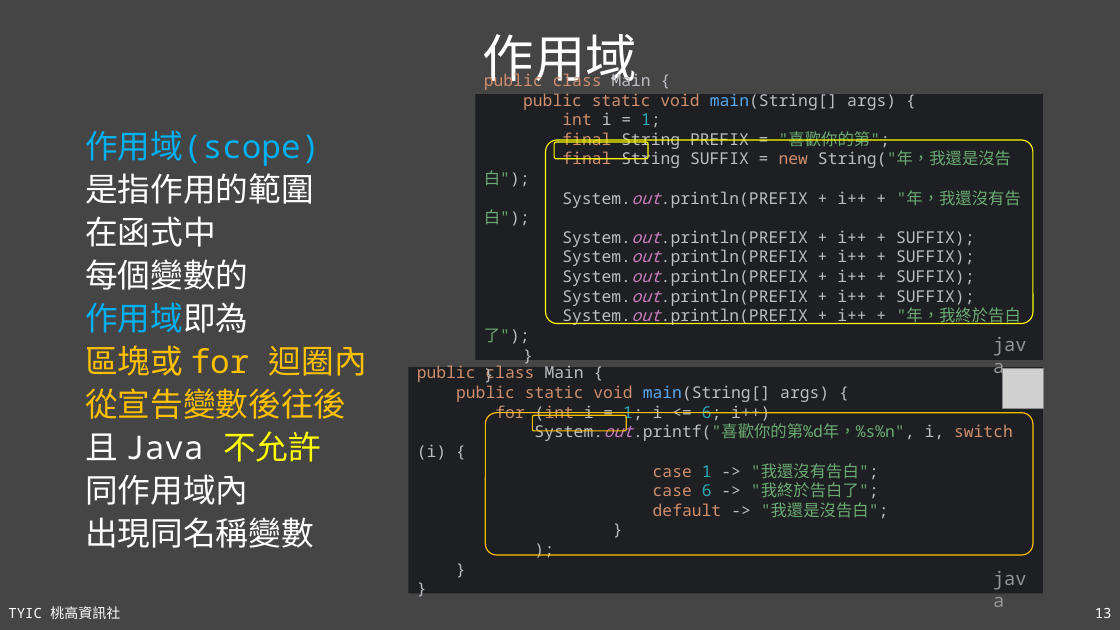
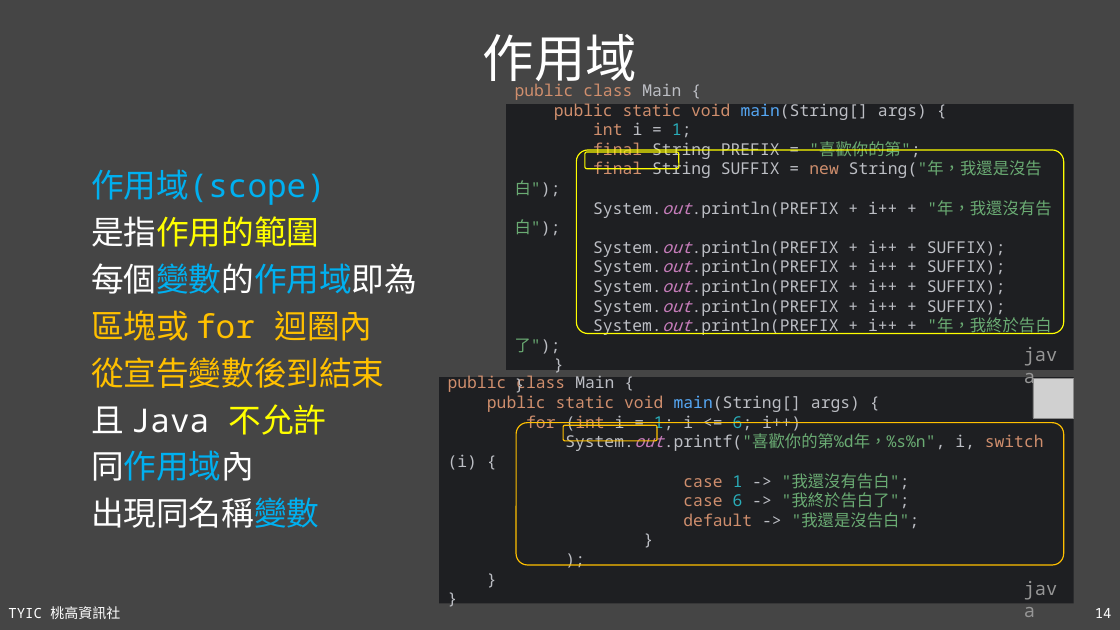
Before and after one commit to TYSHIC/slides, a slide deck: slide 14 of ppt/06_流程控制.pptx (slide 13 before the commit). Drawn at 1120x630 pixels with LibreOffice and Linux fonts; fonts in the diff are those of the drawing; grey boxes stand for pictures. Boxes give left, top, right and bottom in pixels: in the first picture for what was removed or moved away, otherwise in the second. Text is boxed around its words. In the diff, an @@ line names an element or a change of style, - is before the commit and + after.

Commit message:
04_basic_java

```diff
--- a/ppt/06_流程控制.pptx
+++ b/ppt/06_流程控制.pptx
@@ text "作用域(scope)": place and size @@
-text "作用域(scope)" at (85, 130, 367, 548)
+text "作用域(scope)" at (91, 169, 417, 528)
@@ text at (91, 169, 372, 528): text colour #FFFFFF to #FFFF00 in "是指作用的範圍"; text colour #FFFFFF to #00B0F0 in "同作用域內", "出現同名稱變數"; line spacing 0.8 to 0.9 @@
@@ 4 rounded rectangles, 2 rectangles, 2 texts, 1 picture: place and size @@
-4 rounded rectangles, 2 rectangles, 2 texts, 1 picture at (408, 94, 1044, 593)
+4 rounded rectangles, 2 rectangles, 2 texts, 1 picture at (439, 104, 1075, 603)
@@ text at (91, 263, 417, 294): text changed @@
-在函式中
-每個變數的
-作用域即為
+每個變數的作用域即為
@@ text at (91, 357, 385, 388): text changed @@
-從宣告變數後往後
+從宣告變數後到結束
@@ page number at (1095, 608, 1112, 618): text changed @@
-13
+14
```
Also in this commit, not shown: 3 other slides changed, 1 slide added, 7 other files.
